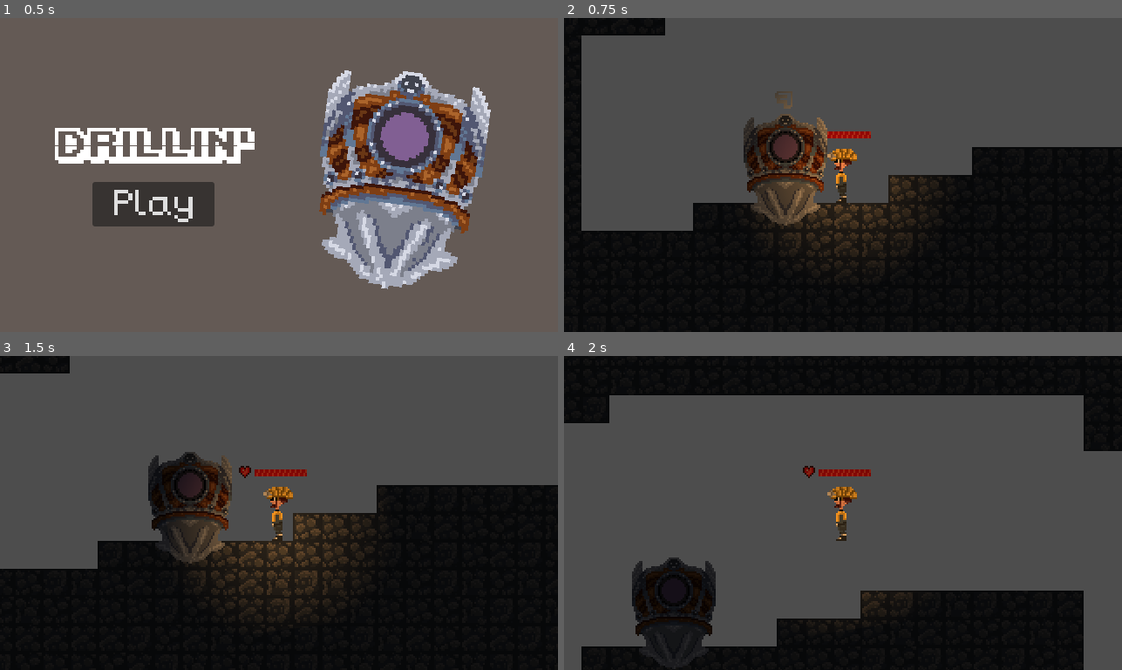
Above: before the commit, frames 1-4 (two rows, left to right).
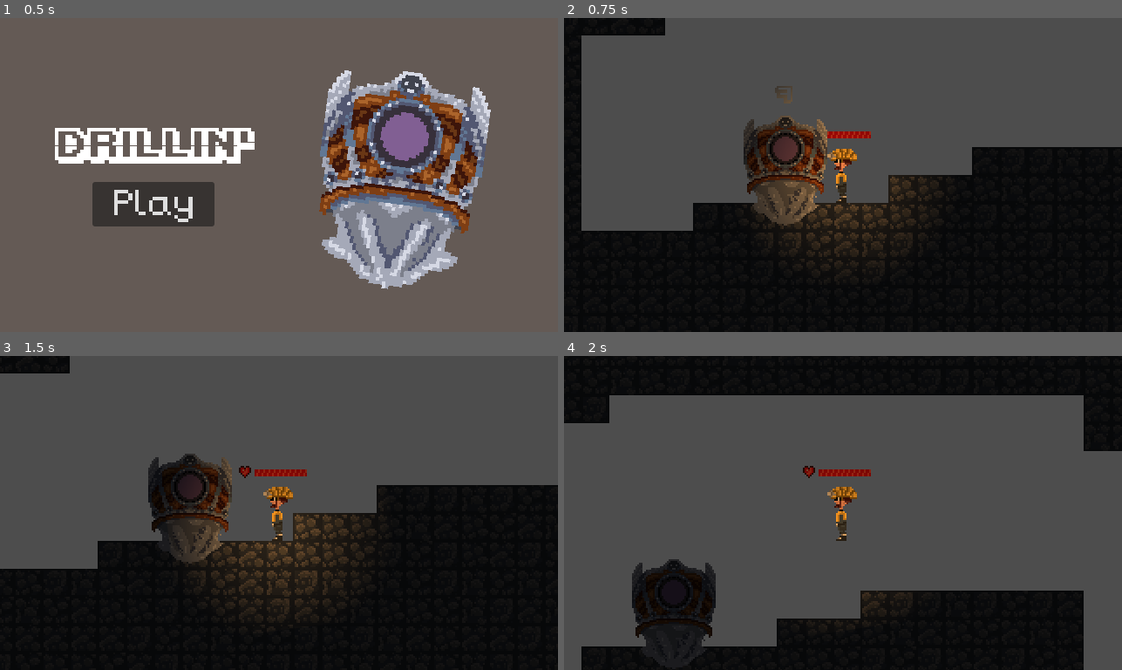
Above: after the commit, the same moments.

Repository: AmazinAxel/drillin
Game: Godot game, scene res://scenes/UI/PlayUI.tscn
Same seed, same stepped clock (60 frames per second), same inputs: the game is played once before the commit and once after it.
Inputs (mouse positions are in pixels of both pictures, inside the frame that each line leads up to):
- Up to frame 1 (0.5 s): no input
- Up to frame 2 (0.75 s): click "Play" at 0.5 s
- Up to frame 3 (1.5 s): tap Enter at 1.25 s; move the mouse to (401, 497) at 1.27 s; hold D (right) from 1.28 s (still down)
- Up to frame 4 (2 s): keep holding D (right); tap W (up) at 1.52 s

Frame 1 is identical in both runs. In frame 2, 1.6% of the frame differs, in the area x 32-48%, y 21-66%; in frame 3, 0.9%; in frame 4, 0.2%.

Commit message:
added menu

Diff:
--- a/scenes/Drilla/Drilla.tscn
+++ b/scenes/Drilla/Drilla.tscn
@@ -66,7 +66,8 @@
 
 [node name="Drilla" type="AnimatedSprite2D" unique_id=1117207976]
 sprite_frames = SubResource("SpriteFrames_e4ra2")
-frame_progress = 0.7680145
+frame = 2
+frame_progress = 0.9016821
 script = ExtResource("2_d2uqm")
 
 [node name="Area2D" type="Area2D" parent="." unique_id=1526511769]
@@ -77,27 +78,12 @@
 shape = SubResource("RectangleShape2D_7tgjl")
 disabled = true
 
-[node name="Control" type="Control" parent="." unique_id=1317191227]
+[node name="Label" type="Label" parent="." unique_id=1149840511]
 visible = false
-layout_mode = 3
-anchors_preset = 8
-anchor_left = 0.5
-anchor_top = 0.5
-anchor_right = 0.5
-anchor_bottom = 0.5
-offset_left = -71.0
-offset_top = -44.0
-offset_right = -31.0
-offset_bottom = -4.0
-grow_horizontal = 2
-grow_vertical = 2
-
-[node name="Label" type="Label" parent="Control" unique_id=1149840511]
-layout_mode = 0
-offset_left = 32.0
-offset_top = -35.0
-offset_right = 46.0
-offset_bottom = -22.0
+offset_left = -7.0
+offset_top = -50.0
+offset_right = 7.0
+offset_bottom = -37.0
 size_flags_horizontal = 4
 size_flags_vertical = 1
 theme_override_fonts/font = ExtResource("3_yb5c1")
--- a/scenes/Drilla/drillMenu.gd
+++ b/scenes/Drilla/drillMenu.gd
@@ -1,13 +1,15 @@
 extends AnimatedSprite2D
 
 @onready var area = $Area2D
-@onready var gui = $Control
+@onready var gui = $Label
 @onready var player = get_parent().get_node("Player")
+@onready var drillShop = get_parent().get_node("DrillaShop")
 
 func _ready() -> void:
 	print(gui)
 	print(area)
 	print(player)
+	print(drillShop)
 
 var trigger_distance := 50.0  # pixels
 
@@ -17,4 +19,7 @@
 
 	var dist = global_position.distance_to(player.global_position)
 
-	gui.visible = dist < trigger_distance
+	if dist < trigger_distance:
+		gui.visible = true
+	else:
+		gui.visible = false
--- a/scenes/Main/Main.tscn
+++ b/scenes/Main/Main.tscn
@@ -3,6 +3,7 @@
 [ext_resource type="PackedScene" uid="uid://b2wrk6fclb2g4" path="res://scenes/Map/Map.tscn" id="1_owiiy"]
 [ext_resource type="PackedScene" uid="uid://coc1f6okc4yx7" path="res://scenes/Player/Player.tscn" id="2_8llo8"]
 [ext_resource type="PackedScene" uid="uid://che0kn53qwtxy" path="res://scenes/Drilla/Drilla.tscn" id="3_8llo8"]
+[ext_resource type="PackedScene" uid="uid://cn0c5air71r5c" path="res://scenes/UI/DrillaShop.tscn" id="4_brr1f"]
 
 [node name="Main" type="Node" unique_id=2130844757]
 
@@ -14,3 +15,5 @@
 [node name="Drilla" parent="." unique_id=222219034 instance=ExtResource("3_8llo8")]
 position = Vector2(21, 333)
 scale = Vector2(-1, 1)
+
+[node name="DrillaShop" parent="." unique_id=1174118641 instance=ExtResource("4_brr1f")]
--- /dev/null
+++ b/scenes/UI/DrillaShop.tscn
@@ -0,0 +1,98 @@
+[gd_scene format=3 uid="uid://cn0c5air71r5c"]
+
+[ext_resource type="FontFile" uid="uid://c3g62tojgeqhs" path="res://scenes/karmatic-arcade.ttf" id="1_21mno"]
+[ext_resource type="FontFile" uid="uid://c65gbpprdei7w" path="res://scenes/lowres-pixel.otf" id="2_n4ip6"]
+[ext_resource type="Script" path="res://scenes/button.gd" id="3_jx6w6"]
+
+[node name="DrillaShop" type="Control" unique_id=1174118641]
+visible = false
+layout_mode = 3
+anchors_preset = 15
+anchor_right = 1.0
+anchor_bottom = 1.0
+grow_horizontal = 2
+grow_vertical = 2
+
+[node name="ColorRect" type="ColorRect" parent="." unique_id=1923499551]
+layout_mode = 1
+anchors_preset = 15
+anchor_right = 1.0
+anchor_bottom = 1.0
+grow_horizontal = 2
+grow_vertical = 2
+color = Color(0.39120886, 0.35433006, 0.3330147, 1)
+
+[node name="HBoxContainer" type="HBoxContainer" parent="." unique_id=1068811948]
+layout_mode = 1
+anchors_preset = 5
+anchor_left = 0.5
+anchor_right = 0.5
+offset_left = -173.5
+offset_right = 173.5
+offset_bottom = 358.0
+grow_horizontal = 2
+alignment = 1
+
+[node name="VBoxContainer" type="VBoxContainer" parent="HBoxContainer" unique_id=625252694]
+layout_mode = 2
+size_flags_horizontal = 3
+theme_override_constants/separation = 20
+alignment = 1
+
+[node name="Label" type="Label" parent="HBoxContainer/VBoxContainer" unique_id=189316661]
+layout_mode = 2
+size_flags_horizontal = 4
+size_flags_vertical = 1
+theme_override_fonts/font = ExtResource("1_21mno")
+theme_override_font_sizes/font_size = 42
+text = "Shop"
+horizontal_alignment = 1
+
+[node name="DamageUpgrade" type="Button" parent="HBoxContainer/VBoxContainer" unique_id=562273983]
+custom_minimum_size = Vector2(140, 0)
+layout_mode = 2
+size_flags_horizontal = 4
+theme_override_fonts/font = ExtResource("2_n4ip6")
+theme_override_font_sizes/font_size = 42
+text = "Upgrade Weapon (5)"
+script = ExtResource("3_jx6w6")
+
+[node name="HealthUpgrade" type="Button" parent="HBoxContainer/VBoxContainer" unique_id=161677201]
+custom_minimum_size = Vector2(140, 0)
+layout_mode = 2
+size_flags_horizontal = 4
+theme_override_fonts/font = ExtResource("2_n4ip6")
+theme_override_font_sizes/font_size = 42
+text = "Upgrade Armor (5)
+"
+script = ExtResource("3_jx6w6")
+
+[node name="RiskUpgrade" type="Button" parent="HBoxContainer/VBoxContainer" unique_id=989345003]
+custom_minimum_size = Vector2(140, 0)
+layout_mode = 2
+size_flags_horizontal = 4
+theme_override_fonts/font = ExtResource("2_n4ip6")
+theme_override_font_sizes/font_size = 42
+text = "Reduce Risk (2)
+"
+script = ExtResource("3_jx6w6")
+
+[node name="Continue" type="Button" parent="HBoxContainer/VBoxContainer" unique_id=1966712827]
+custom_minimum_size = Vector2(140, 0)
+layout_mode = 2
+size_flags_horizontal = 4
+theme_override_fonts/font = ExtResource("2_n4ip6")
+theme_override_font_sizes/font_size = 42
+text = "-- Continue --
+"
+script = ExtResource("3_jx6w6")
+
+[node name="Control" type="Control" parent="HBoxContainer" unique_id=1165342862]
+layout_mode = 2
+size_flags_horizontal = 3
+size_flags_stretch_ratio = 2.0
+
+[connection signal="pressed" from="HBoxContainer/VBoxContainer/DamageUpgrade" to="HBoxContainer/VBoxContainer/DamageUpgrade" method="_on_pressed"]
+[connection signal="pressed" from="HBoxContainer/VBoxContainer/HealthUpgrade" to="HBoxContainer/VBoxContainer/HealthUpgrade" method="_on_pressed"]
+[connection signal="pressed" from="HBoxContainer/VBoxContainer/RiskUpgrade" to="HBoxContainer/VBoxContainer/RiskUpgrade" method="_on_pressed"]
+[connection signal="pressed" from="HBoxContainer/VBoxContainer/Continue" to="HBoxContainer/VBoxContainer/Continue" method="_on_pressed"]
